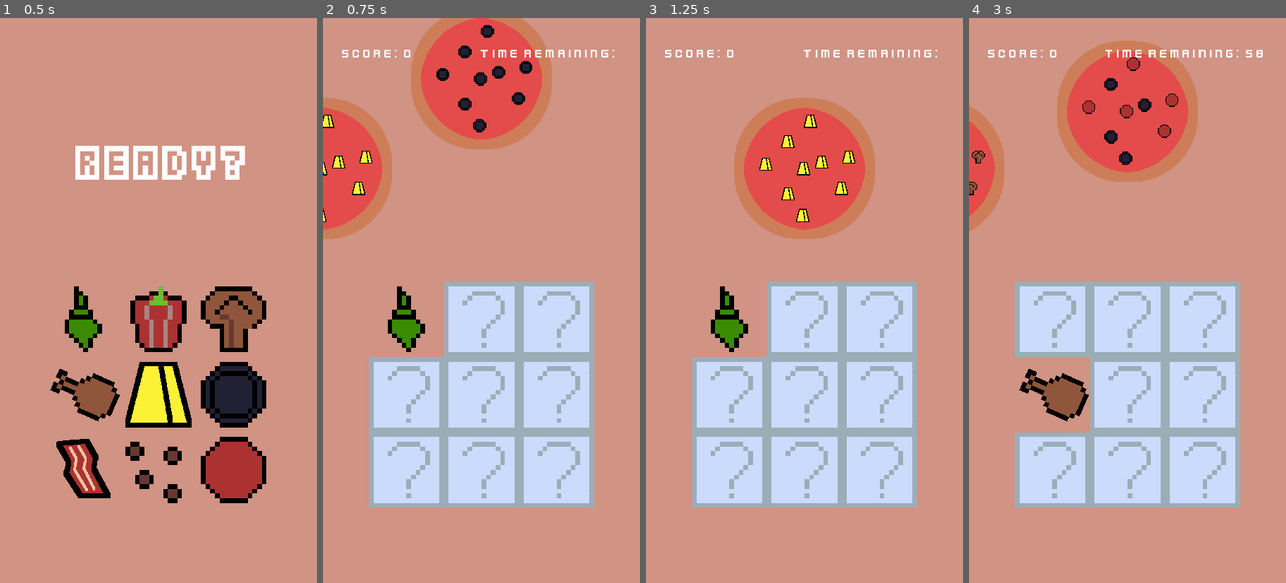
Above: before the commit, frames 1-4 (left to right).
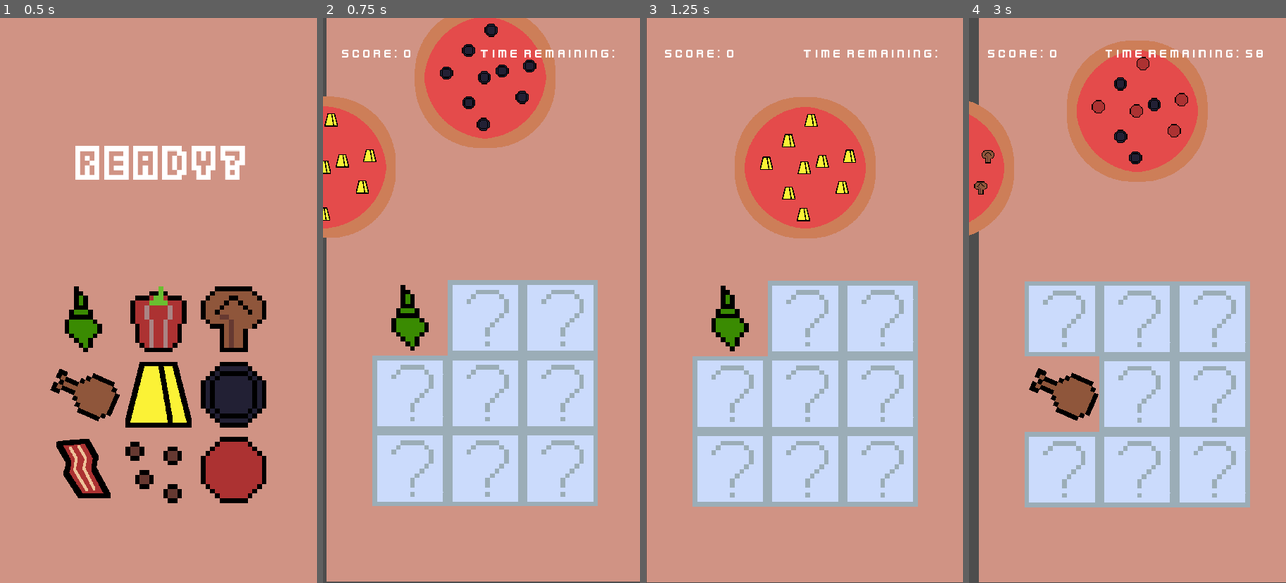
Above: after the commit, the same moments.

Repository: msanatan/EasyPizza
Game: Godot game, scene res://levels/main/game.tscn
Same seed, same stepped clock (60 frames per second), same inputs: the game is played once before the commit and once after it.
Inputs (mouse positions are in pixels of both pictures, inside the frame that each line leads up to):
- Up to frame 1 (0.5 s): no input
- Up to frame 2 (0.75 s): tap Enter at 0.5 s; move the mouse to (405, 317) at 0.52 s; press the mouse at (405, 317) at 0.53 s
- Up to frame 3 (1.25 s): no input
- Up to frame 4 (3 s): move the mouse to (1127, 317) at 1.27 s; release the mouse at (1127, 317) at 1.28 s; click (1127, 317) at 1.35 s; move the mouse to (1203, 317) at 2.02 s; press the mouse at (1203, 317) at 2.03 s; move the mouse to (1051, 396) at 2.77 s; release the mouse at (1051, 396) at 2.78 s; click (1051, 396) at 2.85 s

Frame 1 is identical in both runs. In frame 2, 11% of the frame differs, in the area x 0-100%, y 0-100%; in frame 3, 3.5%; in frame 4, 19%.

Commit message:
Use screen shaking when someone guesses wrongly

Diff:
--- a/levels/main/game.gd
+++ b/levels/main/game.gd
@@ -21,6 +21,7 @@
 @onready var game_timer: Timer = $GameTimer
 @onready var game_over_animation_player: AnimationPlayer = $GameOverMenu/AnimationPlayer
 @onready var game_over_score_label: Label = $GameOverMenu/Panel/FinalScoreLabel
+@onready var shake_camera: ShakeCamera2D = $ShakeCamera2D
 
 var current_state: GameState = GameState.READY
 var score: int = 0
@@ -149,6 +150,8 @@
 		score_label.text = "Score: %d" % score
 	else:
 		print("%s is not on the pizza! New score is %d" % [ingredient_name, score])
+		shake_camera.add_trauma(1.8)
+		shake_camera.shake()
 
 	remaining_guesses -= 1
 	if remaining_guesses == 0:
--- a/levels/main/game.tscn
+++ b/levels/main/game.tscn
@@ -17,6 +17,7 @@
 [ext_resource type="Resource" uid="uid://c5li8bnkkaudy" path="res://ingredients/variations/redonion.tres" id="12_cooab"]
 [ext_resource type="Resource" uid="uid://cdqtgdoidbras" path="res://ingredients/variations/smokedsalmon.tres" id="12_j0mfs"]
 [ext_resource type="Resource" uid="uid://doiqf7sf78n4k" path="res://ingredients/variations/sweetpepper.tres" id="13_fl8iq"]
+[ext_resource type="PackedScene" uid="uid://crb5ofl0n8r8p" path="res://shake_camera/shake_camera_2d.tscn" id="18_vfrfc"]
 
 [sub_resource type="StyleBoxEmpty" id="StyleBoxEmpty_7xuny"]
 
@@ -55,6 +56,10 @@
 "RESET": SubResource("Animation_kjglt"),
 "panel_down": SubResource("Animation_oeu22")
 }
+
+[sub_resource type="FastNoiseLite" id="FastNoiseLite_y8i3v"]
+noise_type = 3
+seed = 255
 
 [node name="Game" type="Node2D"]
 script = ExtResource("1_ey8fq")
@@ -172,5 +177,11 @@
 "": SubResource("AnimationLibrary_s6ws5")
 }
 
+[node name="ShakeCamera2D" parent="." instance=ExtResource("18_vfrfc")]
+position = Vector2(540, 960)
+decay = 0.5
+max_offset = Vector2(150, 50)
+noise = SubResource("FastNoiseLite_y8i3v")
+
 [connection signal="timeout" from="GameTimer" to="." method="_on_game_timer_timeout"]
 [connection signal="pressed" from="GameOverMenu/Panel/RetryButton" to="." method="_on_retry_button_pressed"]
Not shown: 1 places in levels/main/game.tscn that only renumber resources
